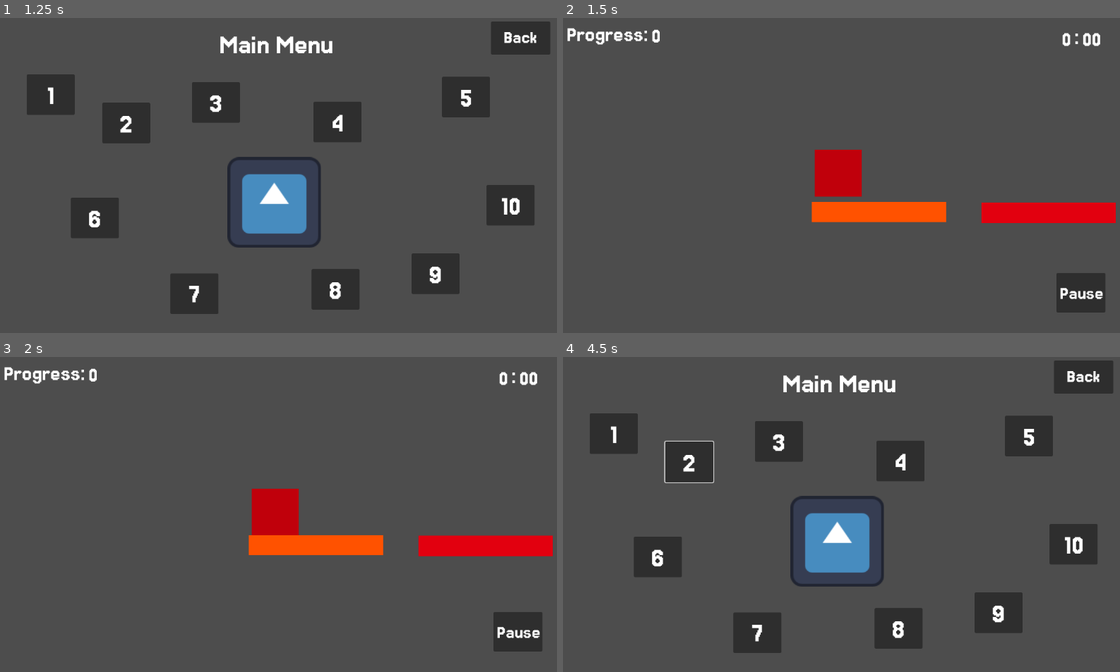
Above: before the commit, frames 1-4 (two rows, left to right).
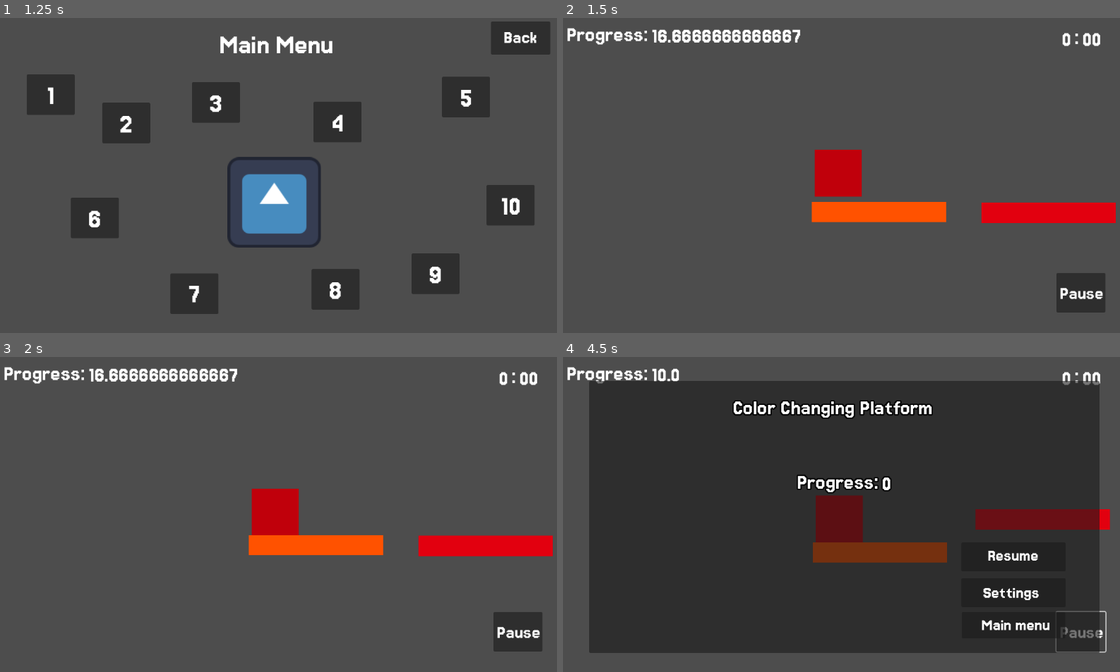
Above: after the commit, the same moments.

Repository: PranishManandhar/Color-changing-platformer
Game: Godot game, scene res://scenes/prefabs/UI/main_menu.tscn
Same seed, same stepped clock (60 frames per second), same inputs: the game is played once before the commit and once after it. The engine's default icon, where the game draws it, is replaced by a stand-in: a white triangle on a blue panel in a dark square.
Inputs (mouse positions are in pixels of both pictures, inside the frame that each line leads up to):
- Up to frame 1 (1.25 s): click "Start" at 0.5 s
- Up to frame 2 (1.5 s): click "1" at 1.25 s
- Up to frame 3 (2 s): no input
- Up to frame 4 (4.5 s): click "Pause" at 2 s; click "Main menu" at 2.75 s; click (691, 460) at 3.5 s, where only the run after the commit has a clickable "2"; click (1081, 631) at 4.25 s, where only the run after the commit has a clickable "Pause"

Frame 1 is identical in both runs. In frame 2, 0.8% of the frame differs, in the area x 15-43%, y 3-8%; in frame 3, 0.8%; in frame 4, 69%, in the area x 0-99%, y 1-94%.

Commit message:
updated ui and minor changes

Diff:
--- a/project.godot
+++ b/project.godot
@@ -27,8 +27,8 @@
 
 [global_group]
 
-red_platform=""
-blue_platform=""
+Blocks=""
+Player=""
 
 [input]
 
--- a/scenes/Levels/lvl1.tscn
+++ b/scenes/Levels/lvl1.tscn
@@ -1,5 +1,6 @@
-[gd_scene load_steps=7 format=3 uid="uid://dmb58iqj8tceg"]
+[gd_scene load_steps=8 format=3 uid="uid://dmb58iqj8tceg"]
 
+[ext_resource type="Script" uid="uid://0ysxsv7cd1f8" path="res://script/ScoreManager.gd" id="1_dy0bh"]
 [ext_resource type="PackedScene" uid="uid://t6g22c1q0kb8" path="res://scenes/prefabs/player.tscn" id="1_n2c12"]
 [ext_resource type="PackedScene" uid="uid://cmvea2mklkfsb" path="res://scenes/prefabs/platforms/platform1.tscn" id="2_dy0bh"]
 [ext_resource type="PackedScene" uid="uid://cr1cmtl3pk44e" path="res://scenes/prefabs/flags/flag_pole_end.tscn" id="4_n8hkh"]
@@ -8,6 +9,7 @@
 [ext_resource type="PackedScene" uid="uid://snyb8wpdvljk" path="res://scenes/prefabs/UI/GameUI.tscn" id="7_n2c12"]
 
 [node name="LVL1" type="Node2D"]
+script = ExtResource("1_dy0bh")
 
 [node name="Player" parent="." instance=ExtResource("1_n2c12")]
 position = Vector2(-801, 189)
--- a/scenes/Levels/lvl2.tscn
+++ b/scenes/Levels/lvl2.tscn
@@ -1,5 +1,6 @@
-[gd_scene load_steps=8 format=3 uid="uid://d26l5451ey7by"]
+[gd_scene load_steps=9 format=3 uid="uid://d26l5451ey7by"]
 
+[ext_resource type="Script" uid="uid://0ysxsv7cd1f8" path="res://script/ScoreManager.gd" id="1_4jhhp"]
 [ext_resource type="PackedScene" uid="uid://t6g22c1q0kb8" path="res://scenes/prefabs/player.tscn" id="1_6bfrh"]
 [ext_resource type="PackedScene" uid="uid://cr1cmtl3pk44e" path="res://scenes/prefabs/flags/flag_pole_end.tscn" id="1_w72do"]
 [ext_resource type="PackedScene" uid="uid://cmvea2mklkfsb" path="res://scenes/prefabs/platforms/platform1.tscn" id="2_6bfrh"]
@@ -9,6 +10,7 @@
 [ext_resource type="PackedScene" uid="uid://b7wsfrh3jmh10" path="res://scenes/prefabs/death_trigger.tscn" id="5_jyyxl"]
 
 [node name="Lvl2" type="Node2D"]
+script = ExtResource("1_4jhhp")
 
 [node name="Player" parent="." instance=ExtResource("1_6bfrh")]
 position = Vector2(-978, 401)
@@ -16,11 +18,11 @@
 [node name="Camera2D" type="Camera2D" parent="Player"]
 position = Vector2(-7, -83)
 
-[node name="GameUi" parent="Player" instance=ExtResource("2_jnsrf")]
-offset_left = 34.0
-offset_top = -64.0
-offset_right = 34.0
-offset_bottom = -64.0
+[node name="GameUi" parent="Player/Camera2D" instance=ExtResource("2_jnsrf")]
+offset_left = 41.0
+offset_top = 19.0
+offset_right = 41.0
+offset_bottom = 19.0
 
 [node name="red_plat" type="Node" parent="."]
 
--- a/scenes/prefabs/platforms/NeutralPlatform.tscn
+++ b/scenes/prefabs/platforms/NeutralPlatform.tscn
@@ -1,9 +1,14 @@
-[gd_scene load_steps=2 format=3 uid="uid://b5hkk6epxtelb"]
+[gd_scene load_steps=4 format=3 uid="uid://b5hkk6epxtelb"]
+
+[ext_resource type="Script" uid="uid://dx82o5puogx4l" path="res://script/Blocks.gd" id="1_1qt6s"]
 
 [sub_resource type="RectangleShape2D" id="RectangleShape2D_1lw57"]
 size = Vector2(273, 41)
 
-[node name="NeutralPlatform" type="StaticBody2D"]
+[sub_resource type="RectangleShape2D" id="RectangleShape2D_2ii4i"]
+size = Vector2(274, 7)
+
+[node name="NeutralPlatform" type="StaticBody2D" groups=["Blocks"]]
 collision_layer = 3
 collision_mask = 3
 
@@ -17,3 +22,10 @@
 [node name="CollisionShape2D" type="CollisionShape2D" parent="."]
 position = Vector2(0, 1)
 shape = SubResource("RectangleShape2D_1lw57")
+
+[node name="ScoreTrigger" type="Area2D" parent="."]
+script = ExtResource("1_1qt6s")
+
+[node name="CollisionShape2D" type="CollisionShape2D" parent="ScoreTrigger"]
+position = Vector2(0, -22)
+shape = SubResource("RectangleShape2D_2ii4i")
--- a/scenes/prefabs/platforms/platform1.tscn
+++ b/scenes/prefabs/platforms/platform1.tscn
@@ -1,9 +1,14 @@
-[gd_scene load_steps=2 format=3 uid="uid://cmvea2mklkfsb"]
+[gd_scene load_steps=4 format=3 uid="uid://cmvea2mklkfsb"]
+
+[ext_resource type="Script" uid="uid://dx82o5puogx4l" path="res://script/Blocks.gd" id="1_2had5"]
 
 [sub_resource type="RectangleShape2D" id="RectangleShape2D_vhjmk"]
 size = Vector2(273, 42)
 
-[node name="Platform" type="Node2D"]
+[sub_resource type="RectangleShape2D" id="RectangleShape2D_bmv47"]
+size = Vector2(274, 7)
+
+[node name="Platform" type="Node2D" groups=["Blocks", "red_platform"]]
 
 [node name="ColorRect" type="ColorRect" parent="."]
 offset_left = -123.0
@@ -17,3 +22,12 @@
 [node name="CollisionShape2D" type="CollisionShape2D" parent="StaticBody2D" groups=["red_platform"]]
 position = Vector2(13, 1)
 shape = SubResource("RectangleShape2D_vhjmk")
+
+[node name="ScoreTrigger" type="Area2D" parent="."]
+script = ExtResource("1_2had5")
+
+[node name="CollisionShape2D" type="CollisionShape2D" parent="ScoreTrigger"]
+position = Vector2(14, -22.5)
+shape = SubResource("RectangleShape2D_bmv47")
+
+[connection signal="body_entered" from="ScoreTrigger" to="ScoreTrigger" method="_on_body_entered"]
--- a/scenes/prefabs/platforms/platform2.tscn
+++ b/scenes/prefabs/platforms/platform2.tscn
@@ -1,9 +1,14 @@
-[gd_scene load_steps=2 format=3 uid="uid://eyr5njghugir"]
+[gd_scene load_steps=4 format=3 uid="uid://eyr5njghugir"]
+
+[ext_resource type="Script" uid="uid://dx82o5puogx4l" path="res://script/Blocks.gd" id="1_lqn3x"]
 
 [sub_resource type="RectangleShape2D" id="RectangleShape2D_vhjmk"]
 size = Vector2(273, 40)
 
-[node name="Platform" type="Node2D"]
+[sub_resource type="RectangleShape2D" id="RectangleShape2D_2hq1e"]
+size = Vector2(274, 7)
+
+[node name="Platform" type="Node2D" groups=["Blocks", "blue_platform"]]
 
 [node name="ColorRect" type="ColorRect" parent="." groups=["blue_platform"]]
 offset_left = -123.0
@@ -19,3 +24,10 @@
 [node name="CollisionShape2D" type="CollisionShape2D" parent="StaticBody2D" groups=["blue_platform"]]
 position = Vector2(13, 1)
 shape = SubResource("RectangleShape2D_vhjmk")
+
+[node name="ScoreTrigger" type="Area2D" parent="."]
+script = ExtResource("1_lqn3x")
+
+[node name="CollisionShape2D" type="CollisionShape2D" parent="ScoreTrigger"]
+position = Vector2(14, -22.5)
+shape = SubResource("RectangleShape2D_2hq1e")
--- a/scenes/prefabs/player.tscn
+++ b/scenes/prefabs/player.tscn
@@ -5,7 +5,7 @@
 [sub_resource type="RectangleShape2D" id="RectangleShape2D_4flbx"]
 size = Vector2(95.25, 94)
 
-[node name="Player" type="CharacterBody2D"]
+[node name="Player" type="CharacterBody2D" groups=["Player"]]
 script = ExtResource("1_4flbx")
 
 [node name="ColorRect" type="ColorRect" parent="."]
--- /dev/null
+++ b/script/Blocks.gd
@@ -0,0 +1,7 @@
+extends Area2D
+
+signal blockStepped()
+
+func _on_body_entered(body: Node2D) -> void:
+	if  body.is_in_group("Player"):
+		emit_signal("blockStepped")
--- /dev/null
+++ b/script/ScoreManager.gd
@@ -0,0 +1,16 @@
+extends Node2D
+
+var total_score:= 0
+var score :float
+
+@onready var ProgressTracker = $Player/Camera2D/GameUi/CanvasLayer/ProgressValue
+
+func _countBlocks():
+	return get_tree().get_nodes_in_group("Blocks").size()
+
+func _ready() -> void:
+	ProgressTracker.text = _render()
+
+func _render():
+	score = 100.0/(_countBlocks() - 1)
+	return str(score)
--- a/script/pause_menu.gd
+++ b/script/pause_menu.gd
@@ -7,6 +7,7 @@
 	self.queue_free()
 
 func _on_home_page_pressed() -> void:
+	get_tree().paused = false
 	get_tree().change_scene_to_packed(level_select)
 
 func _on_settings_pressed() -> void:
Not shown, added: script/Blocks.gd.uid
Not shown, added: script/ScoreManager.gd.uid
